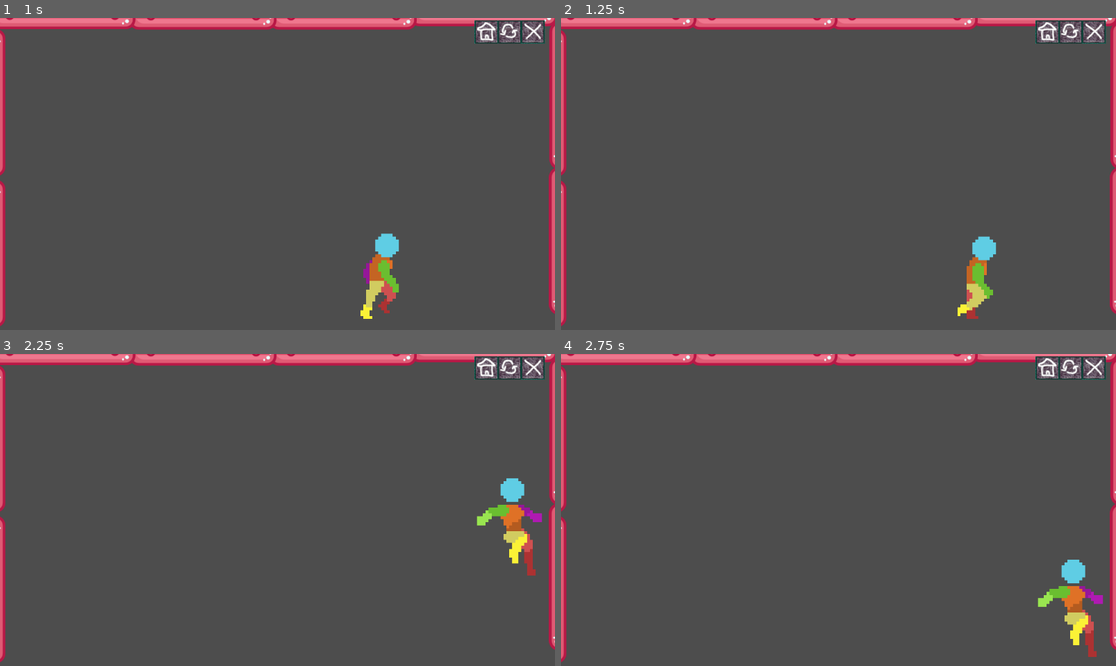
Above: before the commit, frames 1-4 (two rows, left to right).
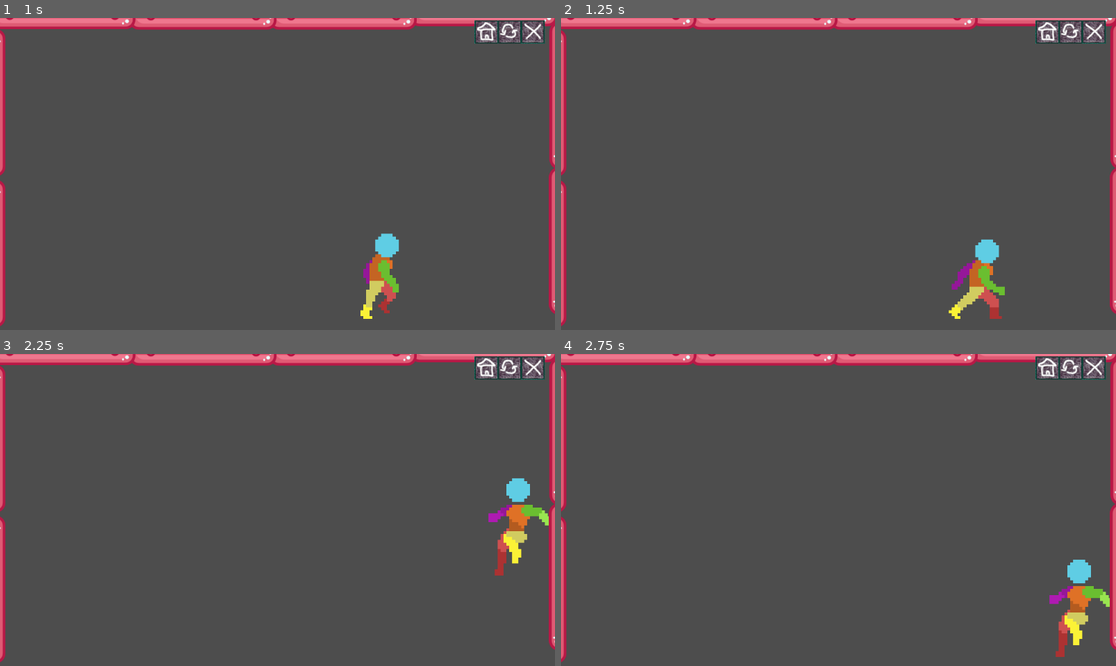
Above: after the commit, the same moments.

Repository: StevenPartridge/godot-learning
Game: Godot game, scene res://Manny3/MannysWorld3.tscn
Two runs of this game, one before a commit and one after it. Both use one fixed random seed, a clock stepped at 60 frames per second and the inputs below. This scene is started directly instead of the project's main scene.
Inputs (mouse positions are in pixels of both pictures, inside the frame that each line leads up to):
- Up to frame 1 (1 s): move the mouse to (399, 158) at 0.52 s; hold Right (MoveRight) from 0.53 s (still down); hold S (Crouch) from 0.53 s (still down); tap W (Jump) at 0.77 s; tap E (Interact) at 0.8 s
- Up to frame 2 (1.25 s): keep holding Right (MoveRight); keep holding S (Crouch)
- Up to frame 3 (2.25 s): move the mouse to (166, 525) at 1.27 s; release S (Crouch) at 1.28 s; tap E (Interact) at 1.35 s; tap W (Jump) at 1.52 s; tap S (Crouch) at 1.55 s; move the mouse to (333, 441) at 2.02 s; release Right (MoveRight) at 2.03 s; hold A (MoveLeft) from 2.03 s (still down); hold S (Crouch) from 2.03 s (still down)
- Up to frame 4 (2.75 s): keep holding A (MoveLeft); keep holding S (Crouch); tap E (Interact) at 2.3 s

Frame 1 is identical in both runs. In frame 2, 1.1% of the frame differs, in the area x 69-80%, y 69-97%; in frame 3, 1.2%; in frame 4, 1.3%, in the area x 85-99%, y 65-98%.

Commit message:
Push and Pull with an action button. Want to make sure the character is coliding with something interactive, but will do some more animations first

Diff:
--- a/src/Manny3/Manny3.gd
+++ b/src/Manny3/Manny3.gd
@@ -23,6 +23,7 @@
 
 enum Direction { LEFT, RIGHT }
 var current_direction = Direction.RIGHT
+var current_direction_locked = false
 
 var current_state = State.JUMP
 var previous_state = State.IDLE
@@ -38,8 +39,15 @@
 func _physics_process(delta):
 	play_animation_based_on_state()
 	handle_input()
+	update_action_hold_states()
 	update_velocity(delta)
 	move_and_slide()
+
+func update_action_hold_states():
+	if Input.is_action_just_pressed("Interact"):
+			current_direction_locked = true
+	if Input.is_action_just_released("Interact"):
+			current_direction_locked = false
 
 func update_velocity(delta):
 	apply_gravity(delta)
@@ -68,10 +76,14 @@
 func get_input_direction() -> int:
 	var direction = 0
 	if Input.is_action_pressed("MoveLeft"):
-		current_direction = Direction.LEFT
+		if !current_direction_locked:
+			current_direction = Direction.LEFT
+			Manny.flip_h = true
 		direction -= 1
 	if Input.is_action_pressed("MoveRight"):
-		current_direction = Direction.RIGHT
+		if !current_direction_locked:
+			current_direction = Direction.RIGHT
+			Manny.flip_h = false
 		direction += 1
 	return direction
 
@@ -95,27 +107,33 @@
 	if !is_on_floor():
 		update_state(State.JUMP)
 	if is_press_left() and is_on_floor():
-		current_direction = Direction.LEFT
 		if abs(velocity.x) == 0:
 			update_state(State.PUSH)
 		elif is_sprinting():
 			update_state(State.RUN)
 		else:
 			update_state(State.WALK)
-		Manny.flip_h = true
 	if is_press_right() and is_on_floor():
-		current_direction = Direction.RIGHT
 		if abs(velocity.x) == 0:
 			update_state(State.PUSH)
 		elif is_sprinting():
 			update_state(State.RUN)
 		else:
 			update_state(State.WALK)
-		Manny.flip_h = false
+	if is_holding_push_pull():
+		update_state(State.PUSHPULLIDLE)
+		if is_press_left() or is_press_right():
+			if (is_press_left() and current_direction == Direction.LEFT) or (is_press_right() and current_direction == Direction.RIGHT):
+				update_state(State.PUSH)
+			else:
+				update_state(State.PULL)
 	if is_crouching():
 		update_state(State.CROUCH)
-	elif is_on_floor() and get_input_direction() == 0:
+	elif is_on_floor() and get_input_direction() == 0 and !is_holding_push_pull():
 		update_state(State.IDLE)
+
+func is_holding_push_pull():
+	return is_on_floor() and Input.is_action_pressed("Interact")
 
 func update_state(state: State):
 	# Update the state based on conditions, like landing
@@ -130,8 +148,6 @@
 func play_animation_based_on_state():
 	if current_state == State.LAND and Manny.animation == "LandOnGround" and get_input_direction() == 0:
 		return
-
-	print(current_state)
 
 	match current_state:
 		State.IDLE:
@@ -170,5 +186,4 @@
 
 func _set_state_idle():
 	if is_on_floor():
-		print("NOPE")
 		update_state(State.IDLE)
--- a/src/Manny3/Manny3.tscn
+++ b/src/Manny3/Manny3.tscn
@@ -1209,8 +1209,9 @@
 texture_filter = 1
 scale = Vector2(0.88, 0.88)
 sprite_frames = SubResource("SpriteFrames_xn0fi")
-animation = &"Idle"
+animation = &"InteractionPushPullIdle"
 autoplay = "Idle"
+frame_progress = 0.164141
 
 [node name="CollisionShape2D" type="CollisionShape2D" parent="."]
 position = Vector2(0, 4)
